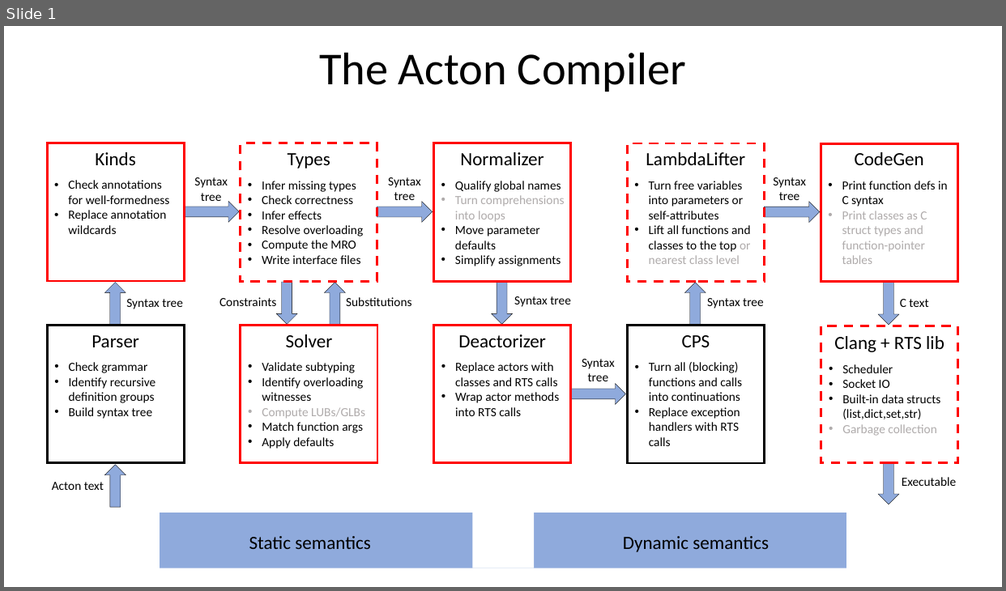
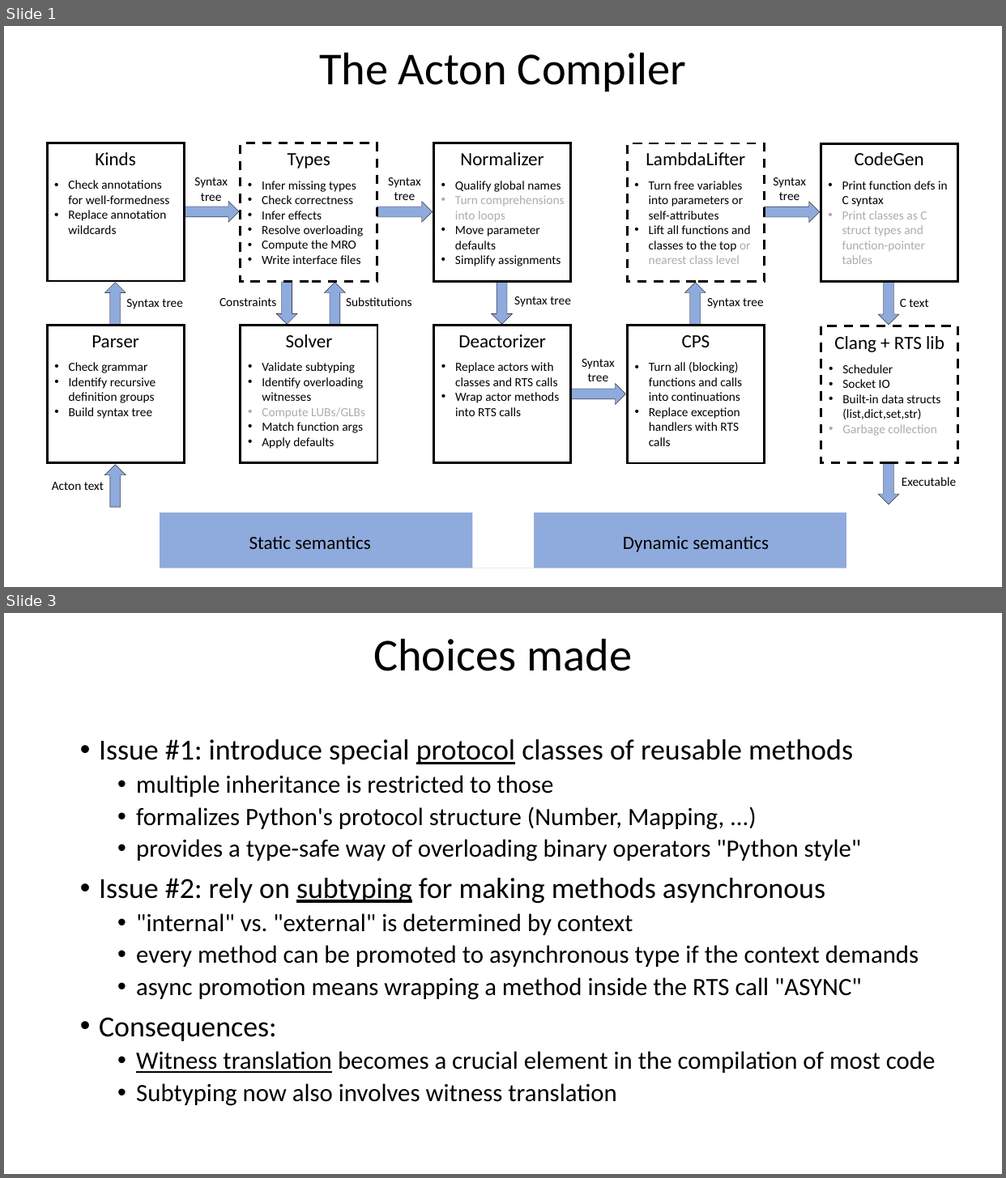
Before and after one commit to actonlang/acton, a slide deck: ActonCompiler.pptx. Shown one above the other, each under a label of ours: slide 1 before the commit, slides 1 and 3 after it; the slides between them are not shown. The pictures are 1006x591 and 1006x1178 pixels, drawn with LibreOffice and Linux fonts; fonts in the diff are those of the drawing. Boxes give left, top, right and bottom in pixels: in the first picture for what was removed or moved away, otherwise in the second. Text is boxed around its words. In the diff, an @@ line names an element or a change of style, - is before the commit and + after.

```diff
--- a/ActonCompiler.pptx
+++ b/ActonCompiler.pptx
@@ slide 3 added at (4, 613, 1002, 1174), background #FFFFFF @@
@@ title added at (373, 638, 632, 671), 44 pt, text #000000 @@
+Choices made
@@ text added at (99, 739, 936, 1106), 24 pt, text #000000 @@
+• Issue #1: introduce special protocol classes of reusable methods
+  • multiple inheritance is restricted to those
+  • formalizes Python's protocol structure (Number, Mapping, ...)
+  • provides a type-safe way of overloading binary operators "Python style"
+• Issue #2: rely on subtyping for making methods asynchronous
+  • "internal" vs. "external" is determined by context
+  • every method can be promoted to asynchronous type if the context demands
+  • async promotion means wrapping a method inside the RTS call "ASYNC"
+• Consequences:
+  • Witness translation becomes a crucial element in the compilation of most code
+  • Subtyping now also involves witness translation
@@ slide 1 changed as well @@
@@ outline #FF0000 2.25 pt to #000000 2.25 pt in 5 elements at (47, 143, 184, 281), (434, 143, 571, 281), (241, 326, 377, 463), (434, 326, 571, 463), (820, 143, 957, 281) @@
@@ outline #FF0000 2.25 pt dashed to #000000 2.25 pt dashed in 3 elements at (241, 143, 377, 281), (628, 143, 765, 281), (820, 327, 957, 463) @@
```
Also in this commit, not shown: 1 other slide changed, 4 other slides added.
